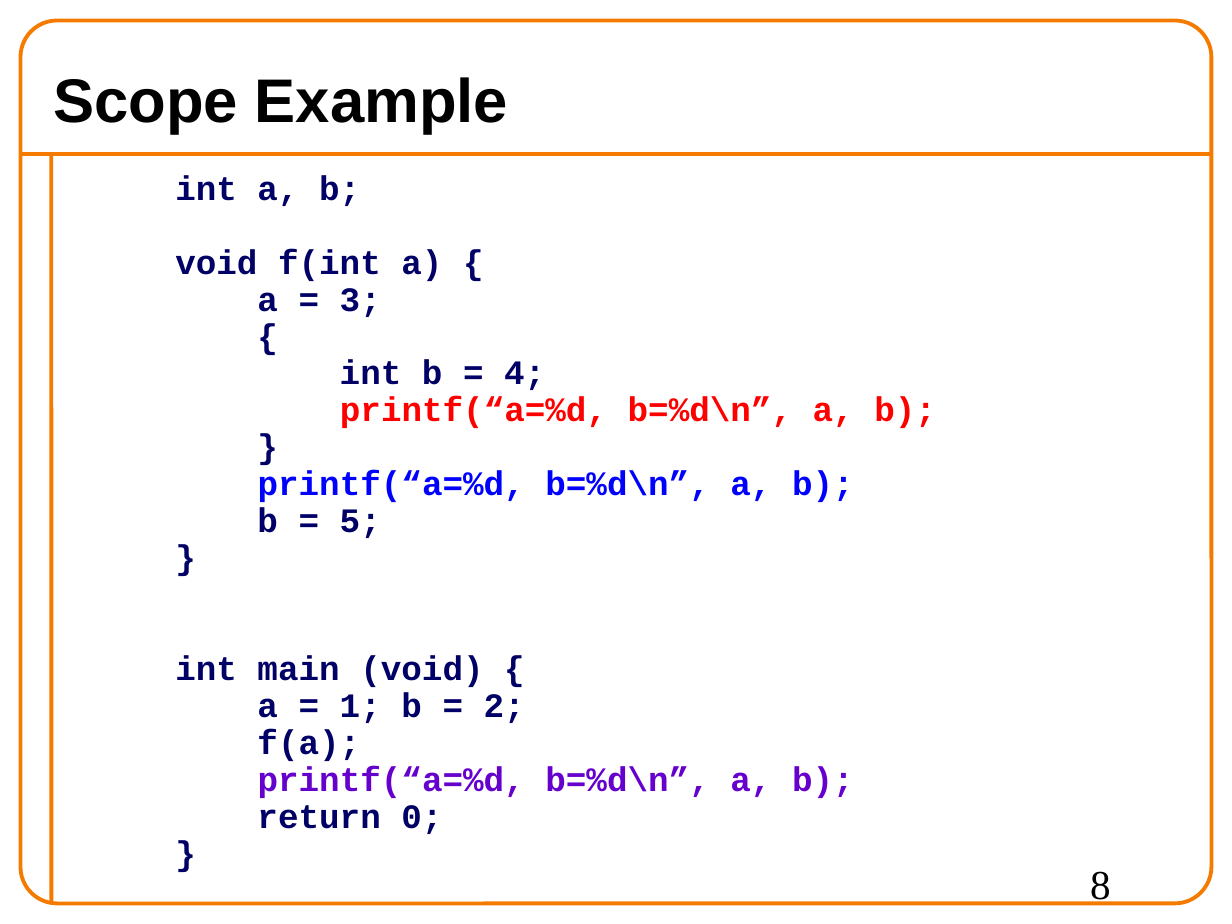
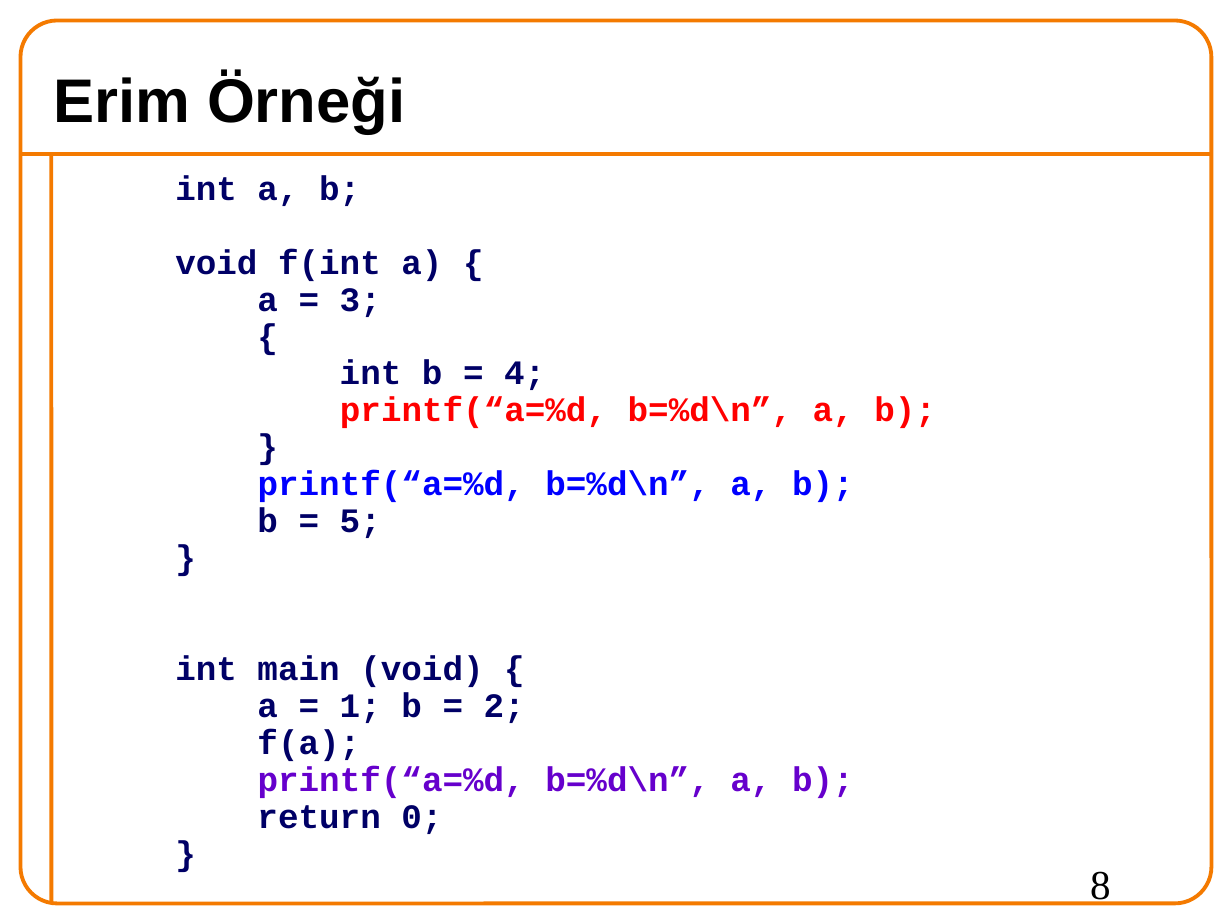
Before and after one commit to 19ceng/ceng201pro, a slide deck: slide 8 of 05test.odp. Drawn at 1232x924 pixels with LibreOffice and Linux fonts; fonts in the diff are those of the drawing; background and template pictures are left out. Boxes give left, top, right and bottom in pixels: in the first picture for what was removed or moved away, otherwise in the second. Text is boxed around its words. In the diff, an @@ line names an element or a change of style, - is before the commit and + after.

```diff
--- a/05test.odp
+++ b/05test.odp
@@ title at box(53, 72, 405, 133): text changed @@
-Scope Example
+Erim Örneği
```
Also in this commit, not shown: 11 other slides changed, 9 slides added, 9 slides removed, 1 other file.
